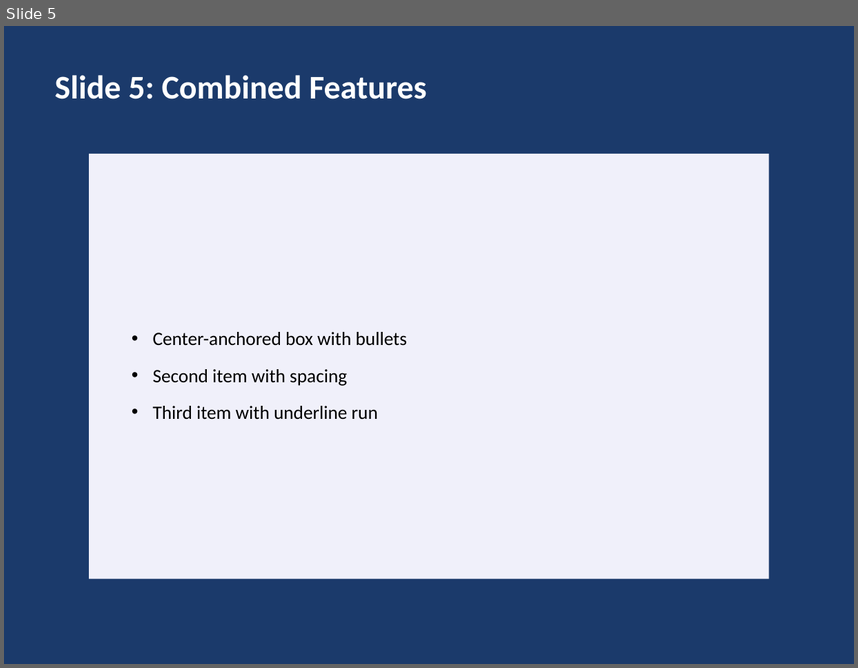
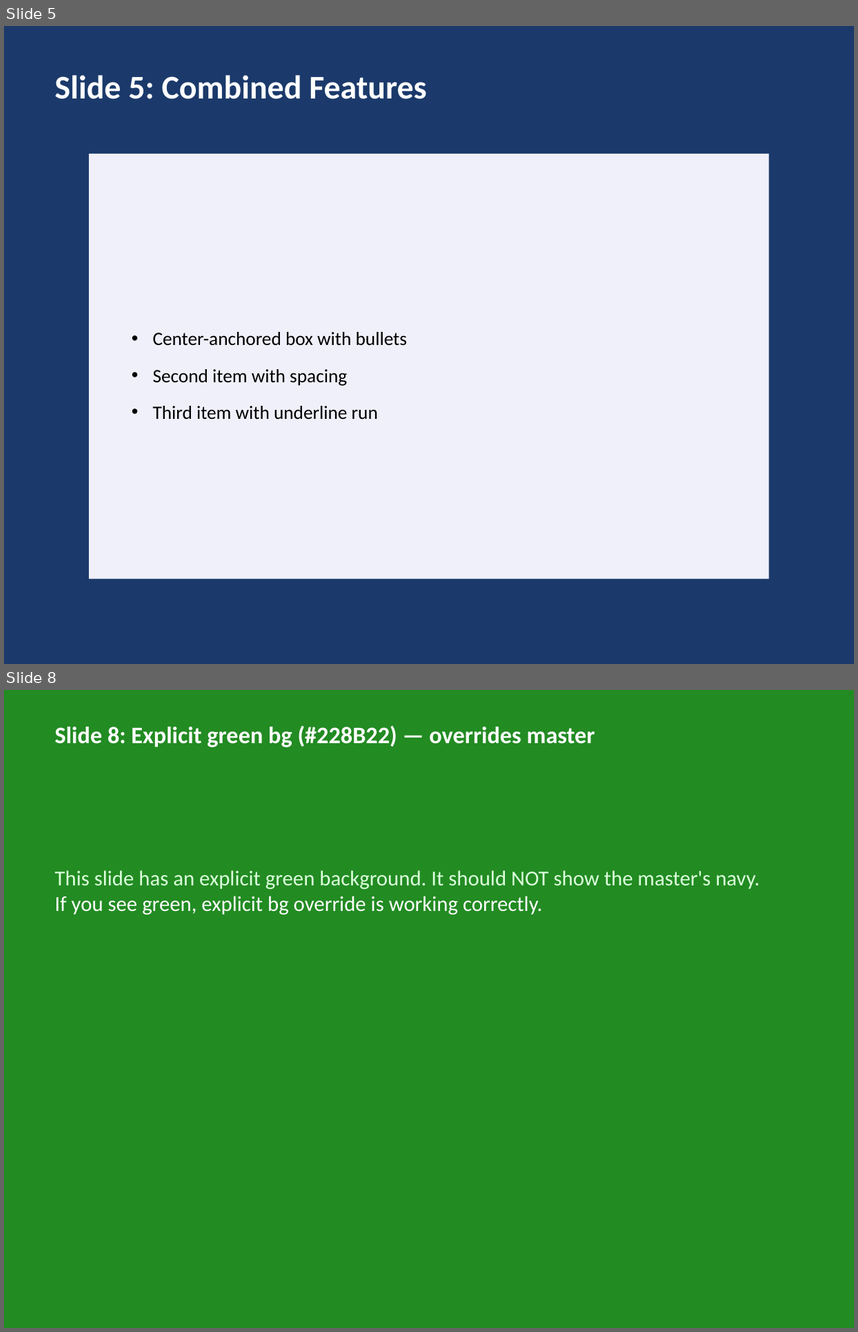
Before and after one commit to t-ujiie-g/pptx-svg, a slide deck: test_fixtures/test_features.pptx. Shown one above the other, each under a label of ours: slide 5 before the commit, slides 5 and 8 after it; the slides between them are not shown. The pictures are 858x668 and 858x1332 pixels, drawn with LibreOffice and Linux fonts; fonts in the diff are those of the drawing. Boxes give left, top, right and bottom in pixels: in the first picture for what was removed or moved away, otherwise in the second. Text is boxed around its words. In the diff, an @@ line names an element or a change of style, - is before the commit and + after.

```diff
--- a/test_fixtures/test_features.pptx
+++ b/test_fixtures/test_features.pptx
@@ slide 8 added at <box>4,690,854,1328</box>, background #228B22 @@
@@ text added at <box>55,726,595,747</box>, 20 pt, text #FFFFFF, bold @@
+Slide 8: Explicit green bg (#228B22) — overrides master
@@ text added at <box>55,870,760,915</box>, 18 pt, text #DCFFDC @@
+This slide has an explicit green background. It should NOT show the master's navy.
+If you see green, explicit bg override is working correctly.
```
Also in this commit, not shown: 4 slides changed, 2 other slides added, 9 other files.
